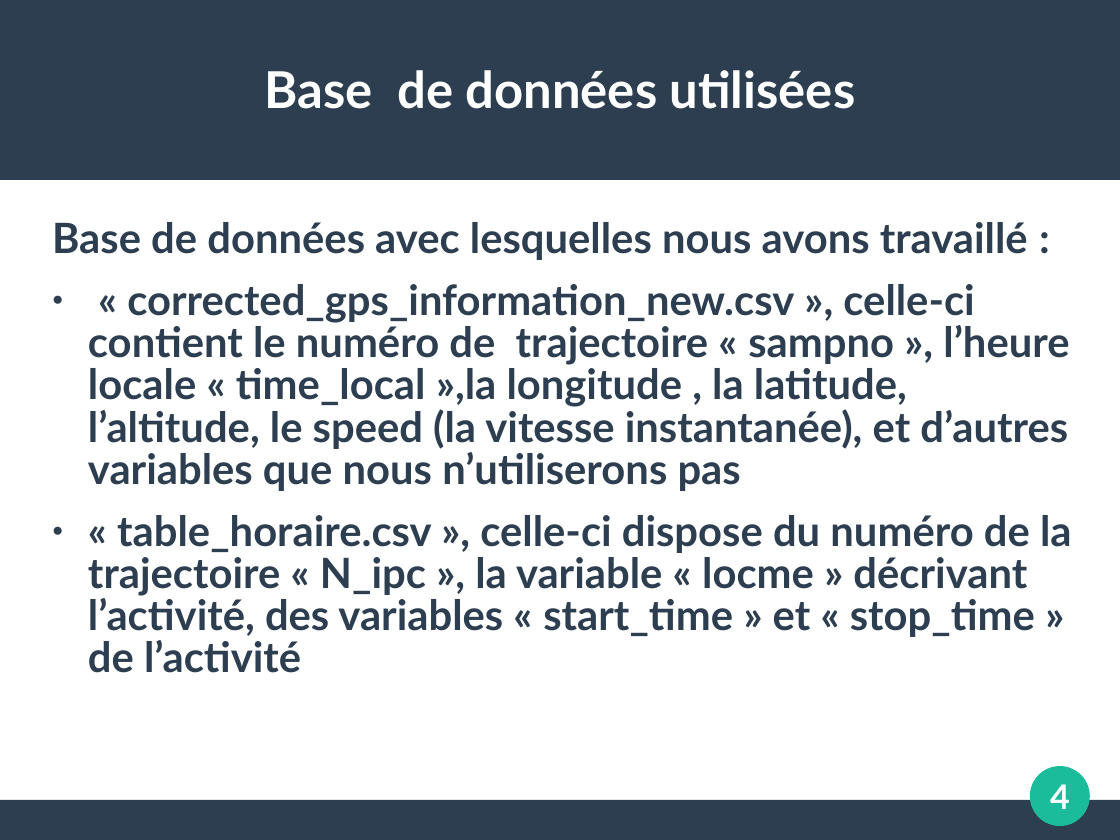
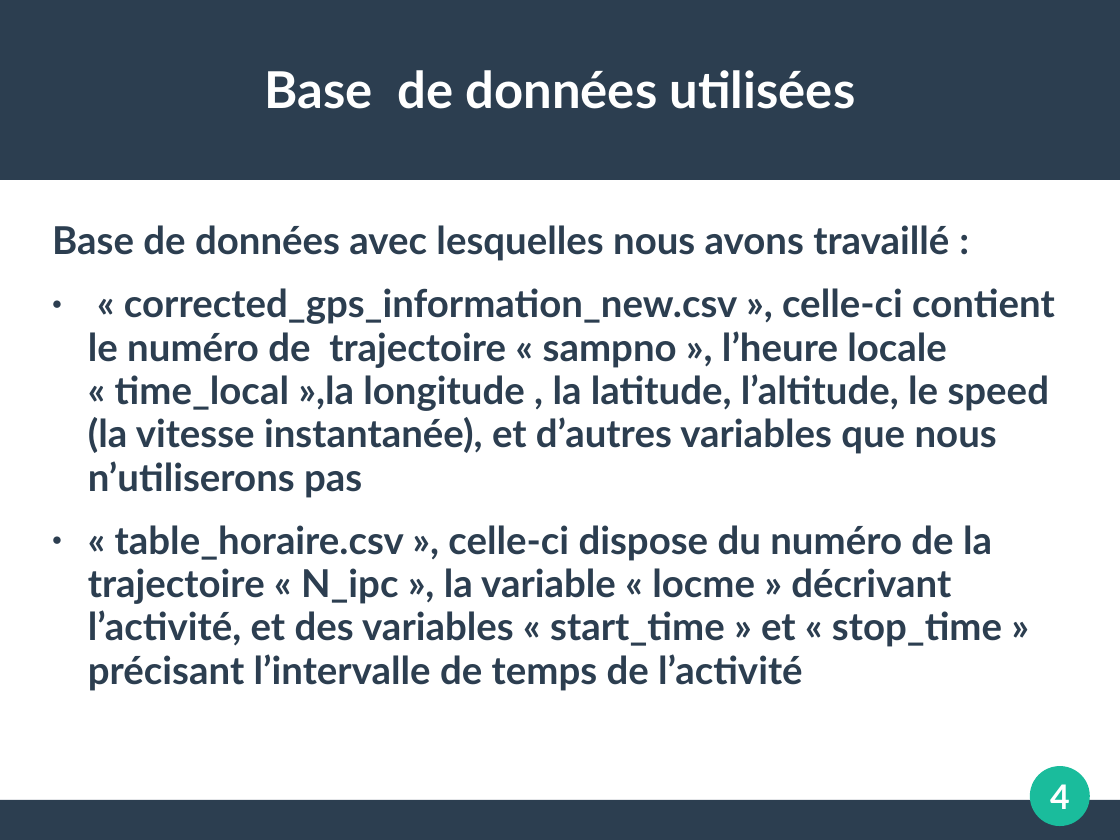
Before and after one commit to koper921/ProjetGps, a slide deck: slide 4 of Slide TER.ppt. Drawn at 1120x840 pixels with LibreOffice and Linux fonts; fonts in the diff are those of the drawing. Boxes give left, top, right and bottom in pixels: in the first picture for what was removed or moved away, otherwise in the second. Text is boxed around its words. In the diff, an @@ line names an element or a change of style, - is before the commit and + after.

```diff
--- a/Slide TER.ppt
+++ b/Slide TER.ppt
@@ text at box(52, 225, 1055, 498): size 29.6 to 27.2 pt in "Base de données avec lesquelles nous avons ...", "« corrected_gps_information_new.csv », celle-ci contient le  ..."; line spacing 0.84 to 0.94 @@
@@ text at box(88, 525, 1002, 691): text changed; size 29.6 to 27.2 pt @@
-● « table_horaire.csv », celle-ci dispose du numéro de la trajectoire « N_ipc », la variable « locme » décrivant l’activité, des variables « start_time » et « stop_time » de l’activité
+● « table_horaire.csv », celle-ci dispose du numéro de la trajectoire « N_ipc », la variable « locme » décrivant l’activité, et des variables « start_time » et « stop_time » précisant l’intervalle de temps de l’activité
```
Also in this commit, not shown: 12 other slides changed, 1 slide added, 3 other files.
